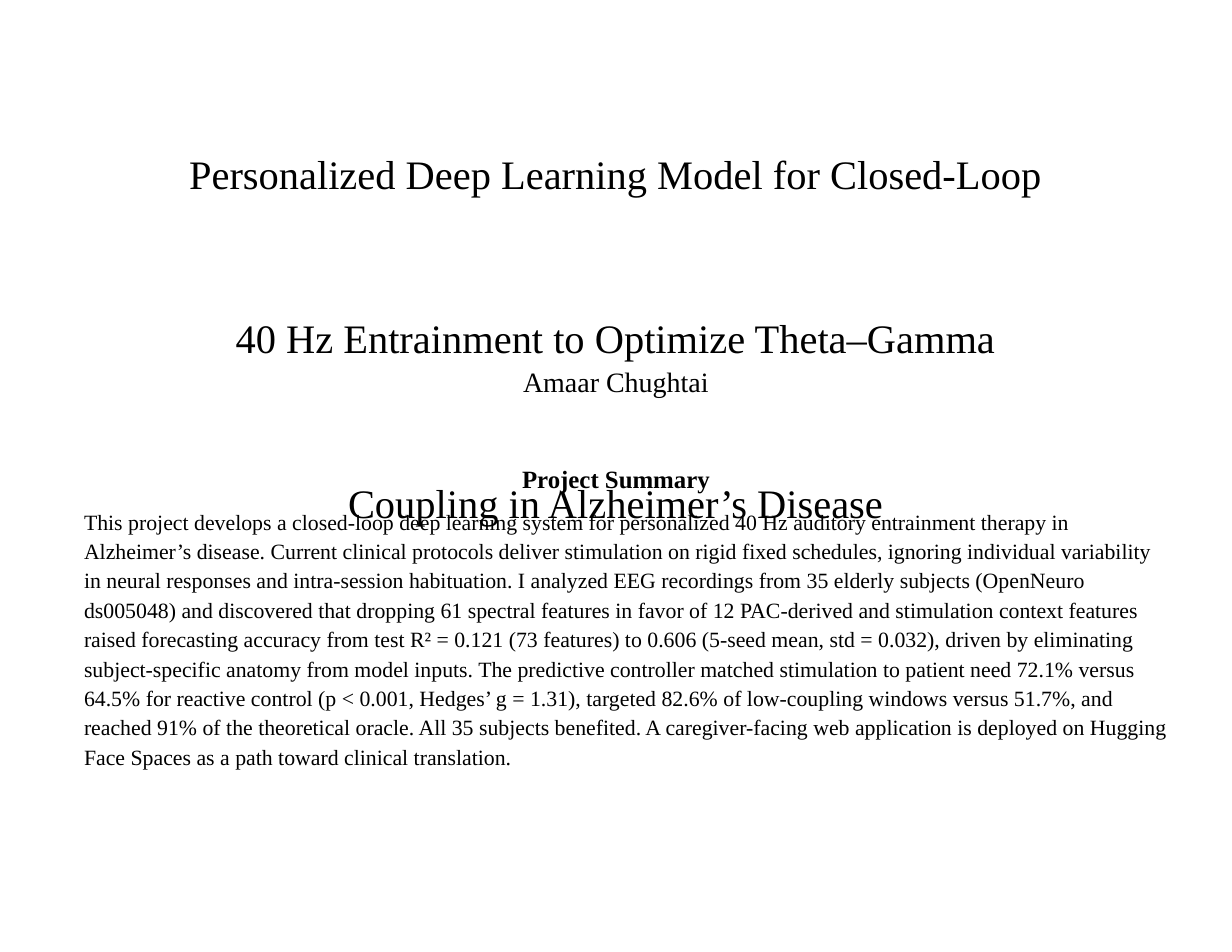
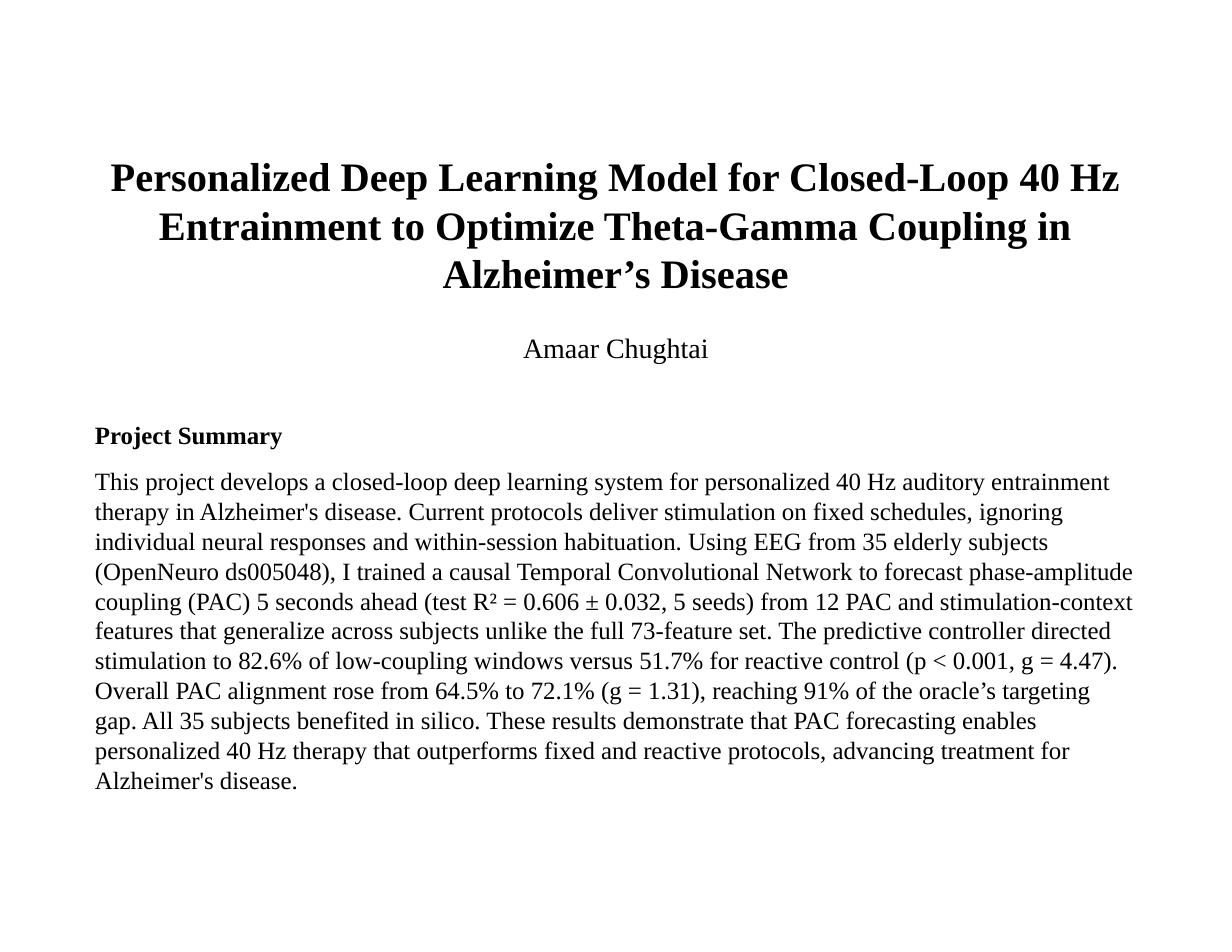
Before and after one commit to amaar-mc/closedloop-40hz-entrainment, a slide deck: slide 1 of CSEF/Presentation/CSEF_2026_Presentation.pptx. Drawn at 1232x952 pixels with LibreOffice and Linux fonts; fonts in the diff are those of the drawing. Boxes give left, top, right and bottom in pixels: in the first picture for what was removed or moved away, otherwise in the second. Text is boxed around its words. In the diff, an @@ line names an element or a change of style, - is before the commit and + after.

Commit message:
docs(csef): update presentation to final submitted version
Final 13-page presentation submitted to CSEF portal. Includes corrected
Jiao (2025) reference, updated closing sentence, trimmed discussion and
conclusions pages, and 91% oracle targeting gap clarification.

```diff
--- a/CSEF/Presentation/CSEF_2026_Presentation.pptx
+++ b/CSEF/Presentation/CSEF_2026_Presentation.pptx
@@ text at box(111, 162, 1119, 289): text changed; bold on @@
-Personalized Deep Learning Model for Closed-Loop
-40 Hz Entrainment to Optimize Theta–Gamma
-Coupling in Alzheimer’s Disease
+Personalized Deep Learning Model for Closed-Loop 40 Hz Entrainment to Optimize Theta-Gamma Coupling in Alzheimer’s Disease
@@ text "Amaar Chughtai": place and size @@
-text "Amaar Chughtai" at box(523, 372, 709, 398)
+text "Amaar Chughtai" at box(523, 338, 709, 363)
@@ text "Amaar Chughtai" at box(523, 338, 709, 363): less space between paragraphs @@
@@ text "Project Summary": place and size @@
-text "Project Summary" at box(522, 470, 710, 494)
+text "Project Summary" at box(95, 426, 283, 450)
@@ text "Project Summary" at box(95, 426, 283, 450): alignment centre to left; less space between paragraphs @@
@@ text at box(95, 472, 1133, 790): text changed; size 14 to 16 pt @@
-This project develops a closed-loop deep learning system for personalized 40 Hz auditory entrainment therapy in Alzheimer’s disease. Current clinical protocols deliver stimulation on rigid fixed schedules, ignoring individual variability in neural responses and intra-session habituation. I analyzed EEG recordings from 35 elderly subjects (OpenNeuro ds005048) and discovered that dropping 61 spectral features in favor of 12 PAC-derived and stimulation context features raised forecasting accuracy from test R² = 0.121 (73 features) to 0.606 (5-seed mean, std = 0.032), driven by eliminating subject-specific anatomy from model inputs. The predictive controller matched stimulation to patient need 72.1% versus 64.5% for reactive control (p < 0.001, Hedges’ g = 1.31), targeted 82.6% of low-coupling windows versus 51.7%, and reached 91% of the theoretical oracle. All 35 subjects benefited. A caregiver-facing web application is deployed on Hugging Face Spaces as a path toward clinical translation.
+This project develops a closed-loop deep learning system for personalized 40 Hz auditory entrainment therapy in Alzheimer's disease. Current protocols deliver stimulation on fixed schedules, ignoring individual neural responses and within-session habituation. Using EEG from 35 elderly subjects (OpenNeuro ds005048), I trained a causal Temporal Convolutional Network to forecast phase-amplitude coupling (PAC) 5 seconds ahead (test R² = 0.606 ± 0.032, 5 seeds) from 12 PAC and stimulation-context features that generalize across subjects unlike the full 73-feature set. The predictive controller directed stimulation to 82.6% of low-coupling windows versus 51.7% for reactive control (p < 0.001, g = 4.47). Overall PAC alignment rose from 64.5% to 72.1% (g = 1.31), reaching 91% of the oracle’s targeting gap. All 35 subjects benefited in silico. These results demonstrate that PAC forecasting enables personalized 40 Hz therapy that outperforms fixed and reactive protocols, advancing treatment for Alzheimer's disease.
```
Also in this commit, not shown: 11 other slides changed, 1 slide added, 1 other file.
